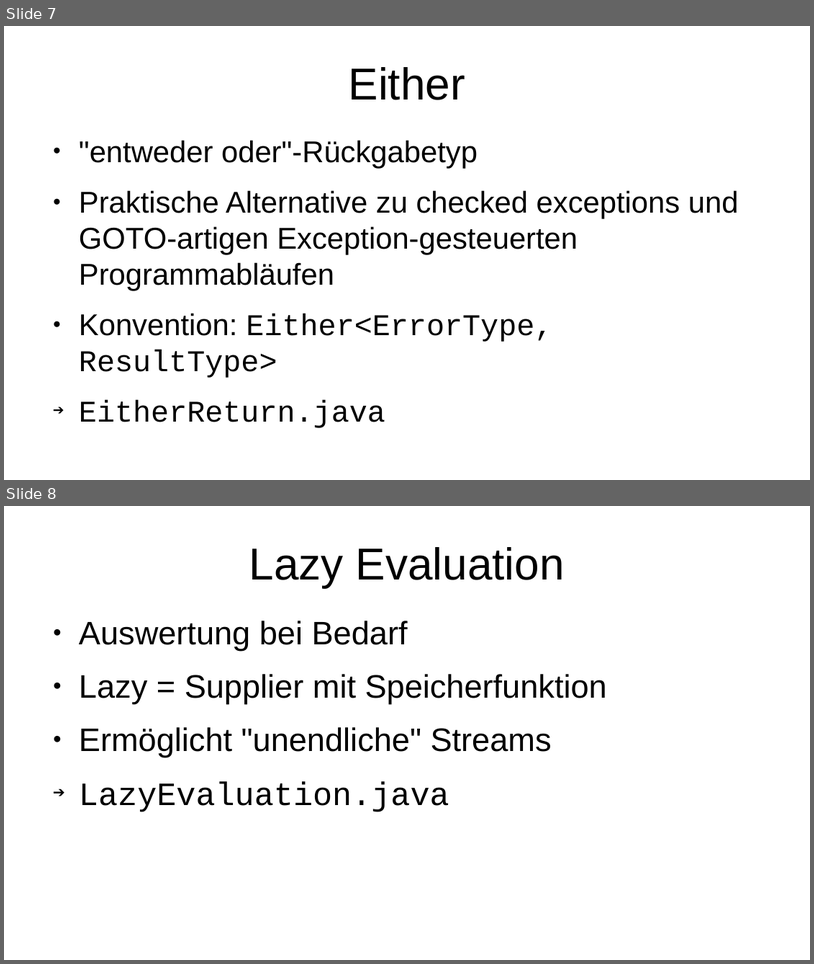
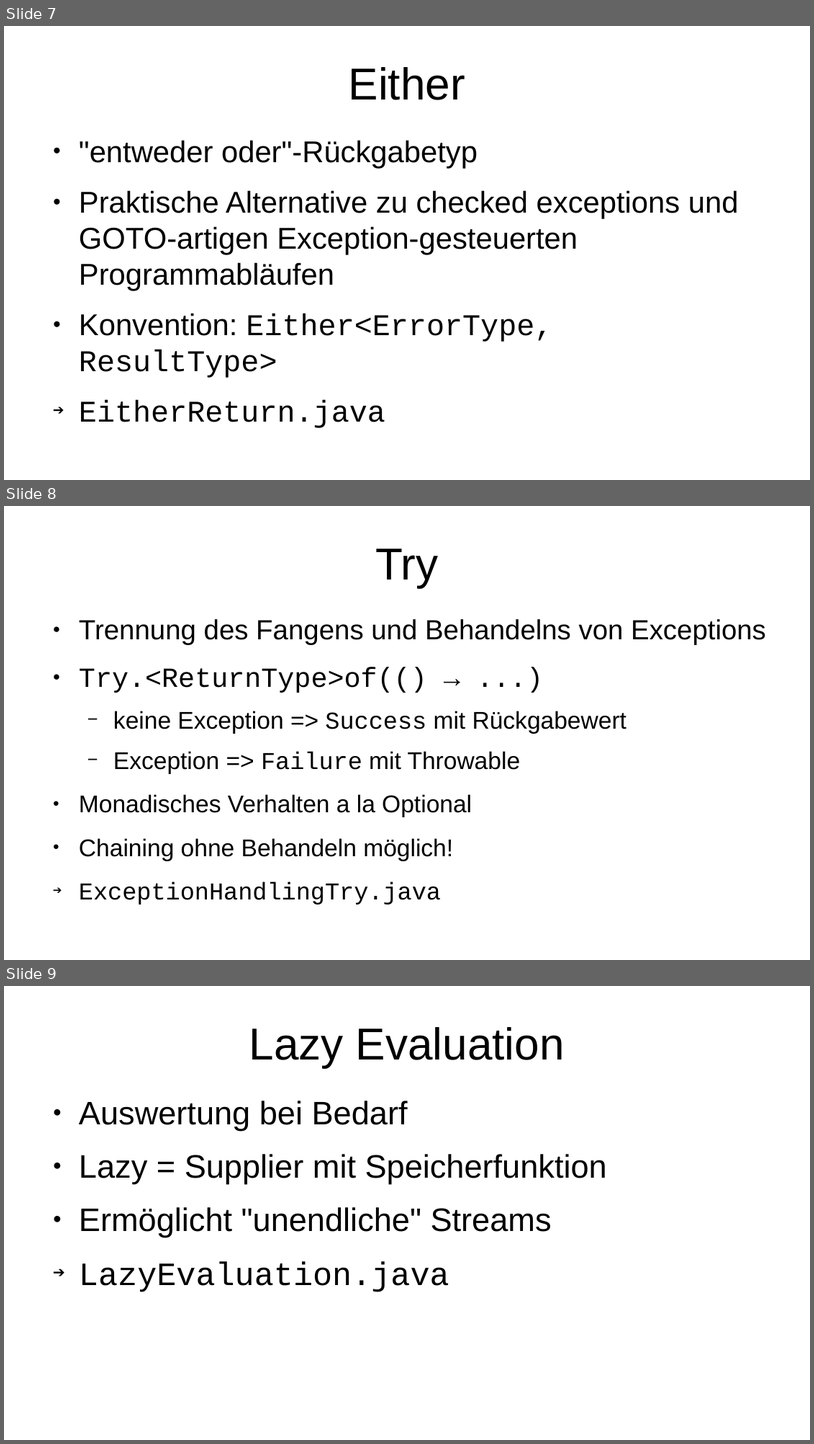
Before and after one commit to p3et/vavr-demo, a slide deck: coffee talk.odp. Shown one above the other, each under a label of ours: slides 7 and 8 before the commit, slides 7, 8 and 9 after it. The pictures are 814x964 and 814x1444 pixels, drawn with LibreOffice and Linux fonts; fonts in the diff are those of the drawing. Boxes give left, top, right and bottom in pixels: in the first picture for what was removed or moved away, otherwise in the second. Text is boxed around its words. In the diff, an @@ line names an element or a change of style, - is before the commit and + after.

Commit message:
try monad

```diff
--- a/coffee talk.odp
+++ b/coffee talk.odp
@@ slide 8 added at <box>4,506,810,960</box>, background #FFFFFF @@
@@ title added at <box>376,548,438,587</box>, 44 pt, text #000000 @@
+Try
@@ text added at <box>79,619,766,860</box>, 23.8 pt, text #000000 @@
+● Trennung des Fangens und Behandelns von Exceptions
+● Try.<ReturnType>of(() → ...)
+  − keine Exception => Success mit Rückgabewert
+  − Exception => Failure mit Throwable
+● Monadisches Verhalten a la Optional
+● Chaining ohne Behandeln möglich!
+➔ ExceptionHandlingTry.java
@@ what was slide 8 is now slide 9 @@
```
Also in this commit, not shown: 3 other files.
